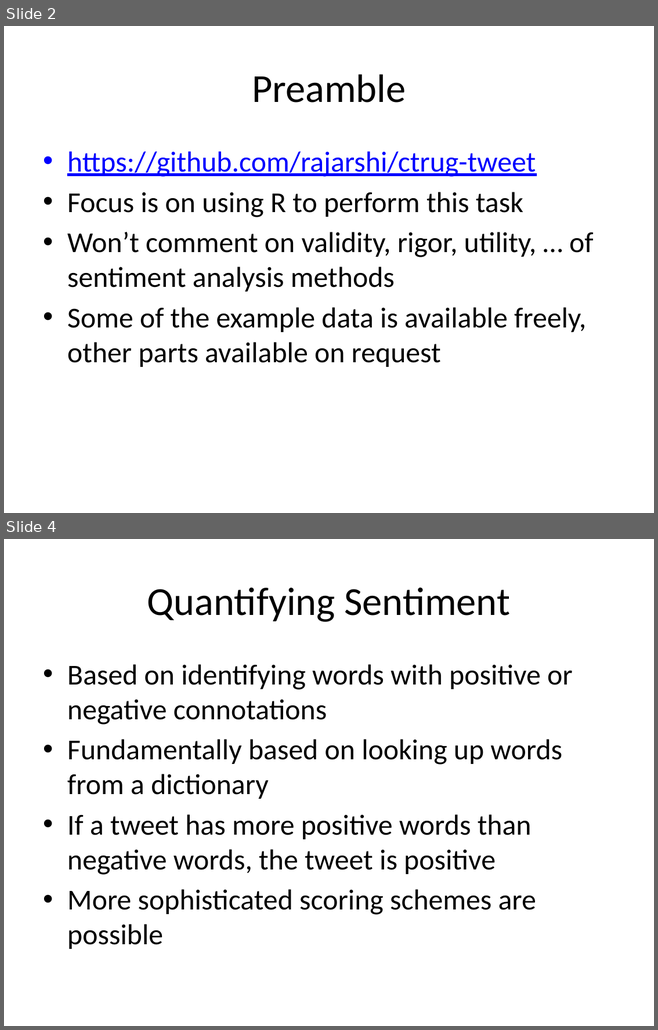
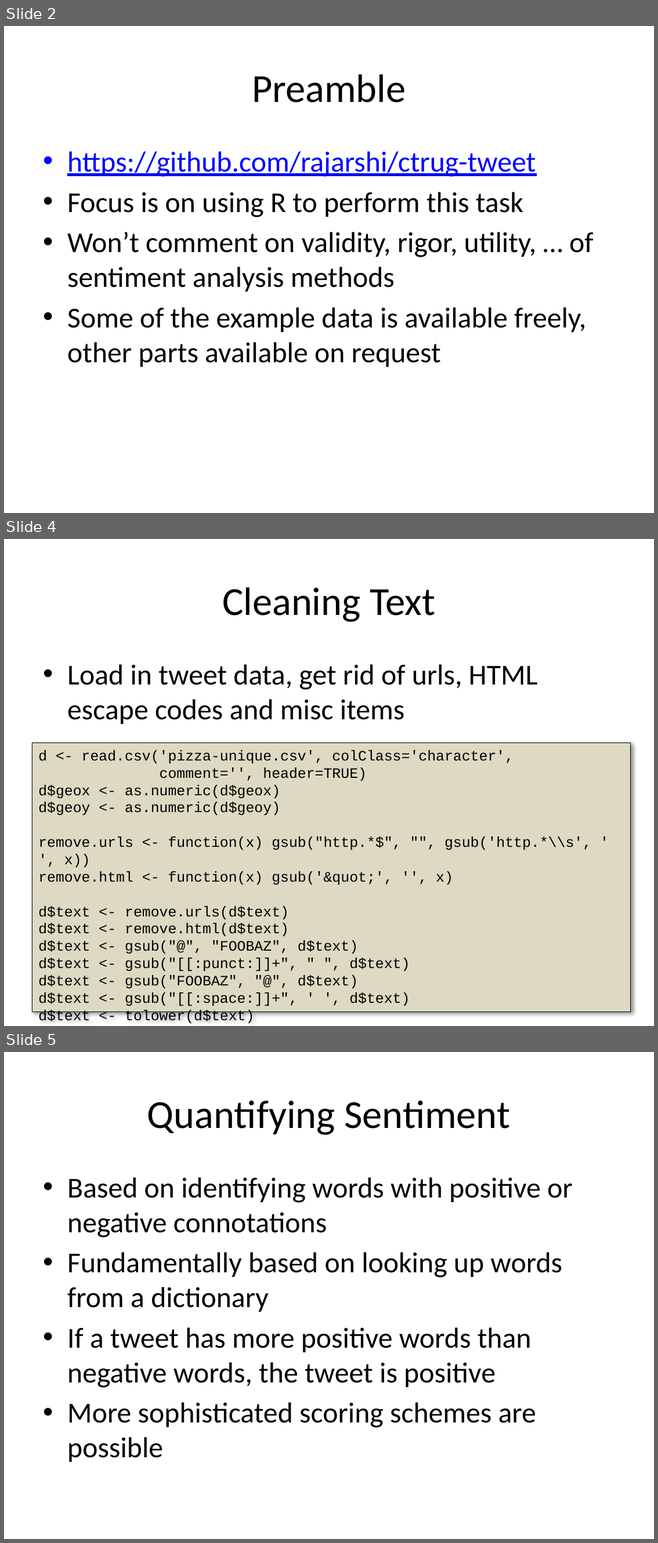
Before and after one commit to rajarshi/ctrug-tweet, a slide deck: ctrug.pptx. Shown one above the other, each under a label of ours: slides 2 and 4 before the commit, slides 2, 4 and 5 after it; the slides between them are not shown. The pictures are 658x1030 and 658x1543 pixels, drawn with LibreOffice and Linux fonts; fonts in the diff are those of the drawing. Boxes give left, top, right and bottom in pixels: in the first picture for what was removed or moved away, otherwise in the second. Text is boxed around its words. In the diff, an @@ line names an element or a change of style, - is before the commit and + after.

```diff
--- a/ctrug.pptx
+++ b/ctrug.pptx
@@ slide 4 added at box(4, 539, 654, 1026), background #FFFFFF @@
@@ title added at box(222, 587, 435, 622), 44 pt, text #000000 @@
+Cleaning Text
@@ text added at box(67, 664, 538, 724), 32 pt, text #000000 @@
+• Load in tweet data, get rid of urls, HTML escape codes and misc items
@@ rectangle added at box(32, 743, 630, 1012), fill #DDD9C3, outline #000000 0.75 pt, 16 pt, text #000000 @@
+d <- read.csv('pizza-unique.csv', colClass='character',
+comment='', header=TRUE)
+d$geox <- as.numeric(d$geox)
+d$geoy <- as.numeric(d$geoy)
+remove.urls <- function(x) gsub("http.*$", "", gsub('http.*\\s', ' ', x))
+remove.html <- function(x) gsub('&quot;', '', x)
+d$text <- remove.urls(d$text)
+d$text <- remove.html(d$text)
+d$text <- gsub("@", "FOOBAZ", d$text)
+d$text <- gsub("[[:punct:]]+", " ", d$text)
+d$text <- gsub("FOOBAZ", "@", d$text)
+d$text <- gsub("[[:space:]]+", ' ', d$text)
+d$text <- tolower(d$text)
@@ what was slide 4 is now slide 5 @@
```
Also in this commit, not shown: 4 slides changed, 3 other slides added, 1 slide removed, 2 other files.
